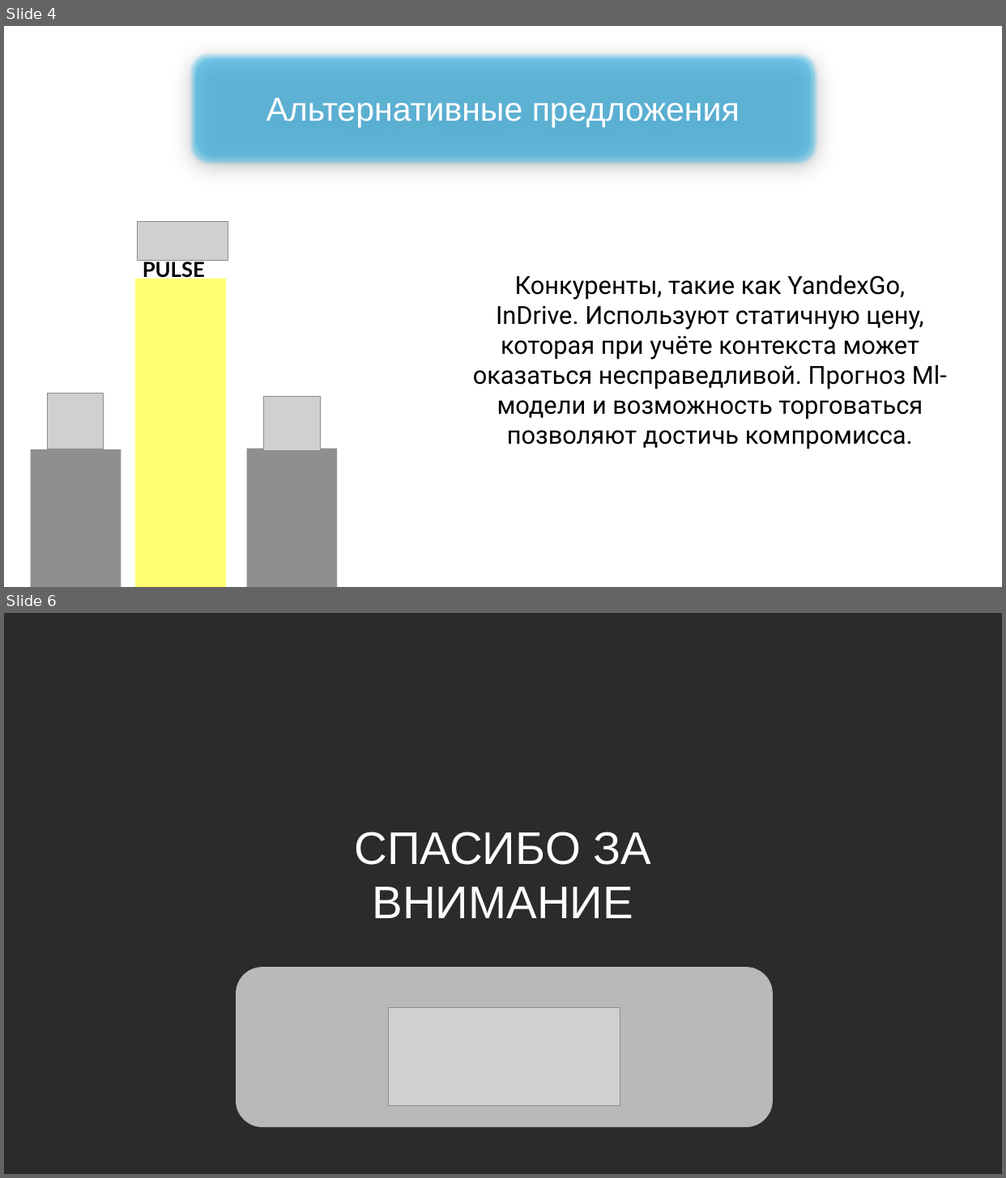
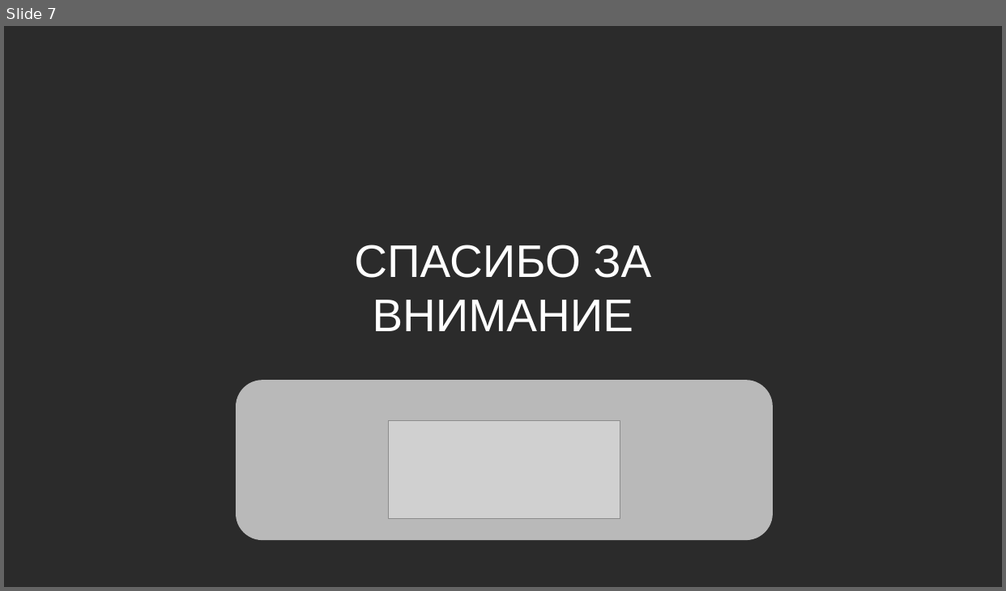
Before and after one commit to KlosHiHi/PITPM, a slide deck: pract/pract5/Презентация.pptx. Shown one above the other, each under a label of ours: slides 4 and 6 before the commit, slide 7 after it; the slides between them are not shown. The pictures are 1006x1178 and 1006x591 pixels, drawn with LibreOffice and Linux fonts; fonts in the diff are those of the drawing; grey boxes stand for pictures; background and template pictures are left out; a plain dark background stands for a picture behind light text. Boxes give left, top, right and bottom in pixels: in the first picture for what was removed or moved away, otherwise in the second. Text is boxed around its words. In the diff, an @@ line names an element or a change of style, - is before the commit and + after.

```diff
--- a/pract/pract5/Презентация.pptx
+++ b/pract/pract5/Презентация.pptx
@@ slide 4 removed at (4, 26, 1002, 587), background picture (left out) @@
@@ rounded rectangle removed at (195, 59, 810, 158) @@
-Альтернативные предложения
@@ picture removed at (138, 221, 228, 260) @@
@@ text removed at (143, 260, 205, 282) @@
-PULSE
@@ rectangle removed at (136, 279, 226, 587) @@
@@ text removed at (473, 275, 947, 450) @@
-Конкуренты, такие как YandexGo, InDrive. Используют статичную цену, которая при учёте контекста может оказаться несправедливой. Прогноз Ml-модели и возможность торговаться позволяют достичь компромисса.
@@ picture removed at (48, 394, 104, 450) @@
@@ picture removed at (264, 396, 321, 451) @@
@@ rectangle removed at (30, 450, 121, 587) @@
@@ rectangle removed at (246, 449, 337, 587) @@
@@ what was slide 6 is now slide 7 @@
```
Also in this commit, not shown: 1 slide changed, 5 slides added, 3 other slides removed, 1 other file.
